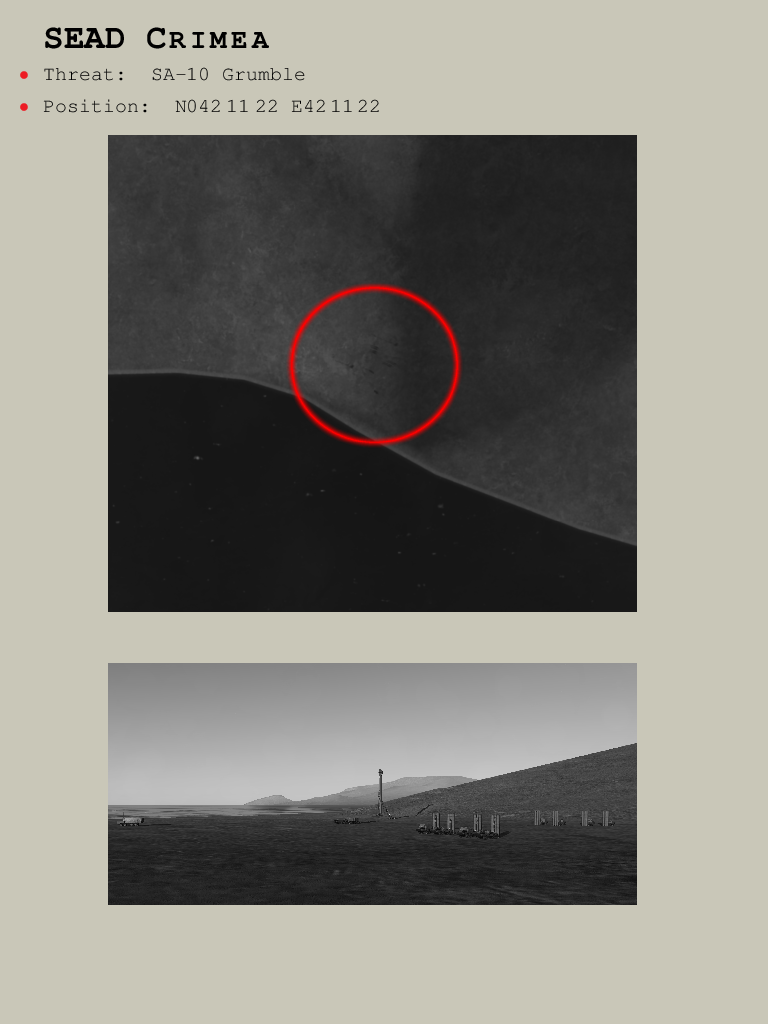
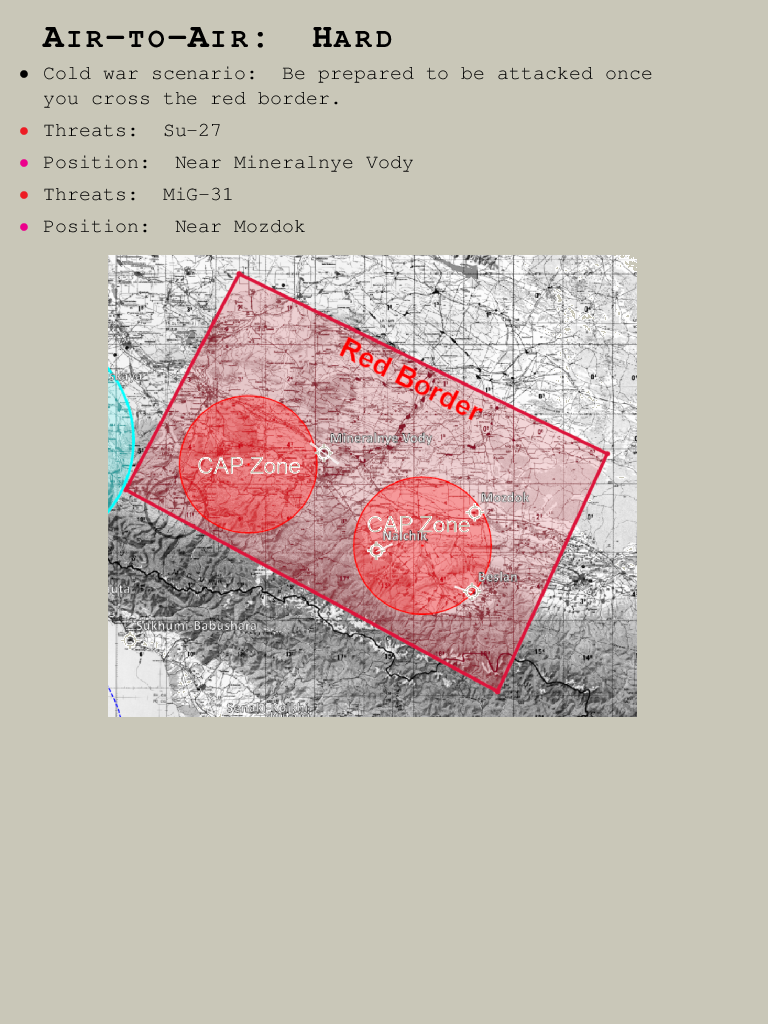
The second 768 × 1024 image is a revision of the first. Changes to its layers:
painted on "Clipboard" over box(20, 27, 652, 905)
